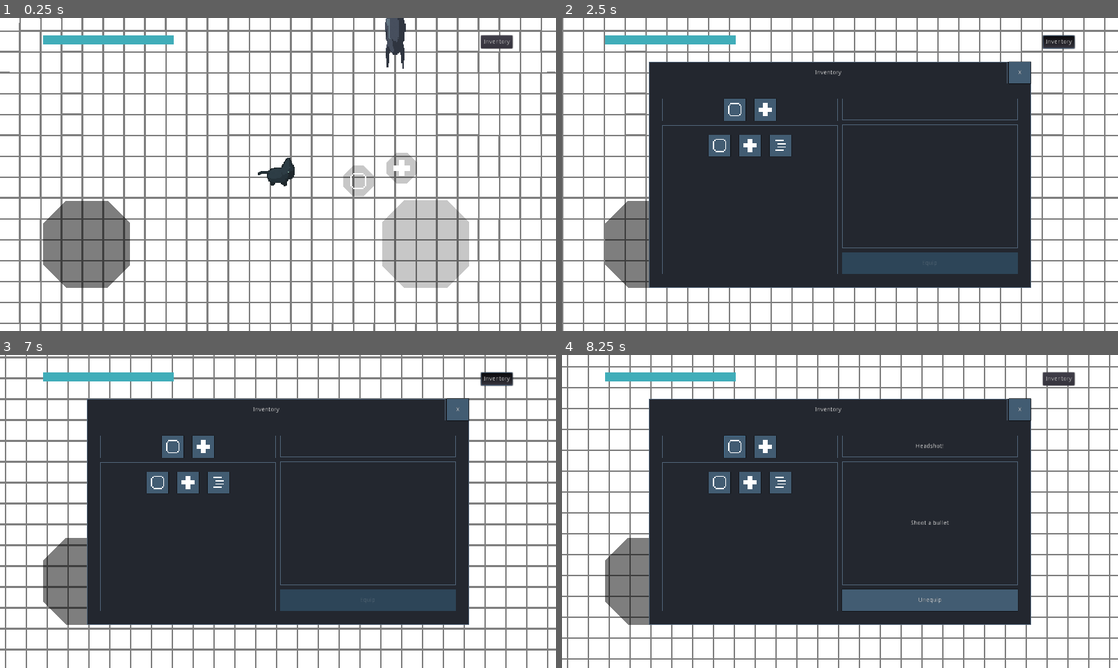
Above: before the commit, frames 1-4 (two rows, left to right).
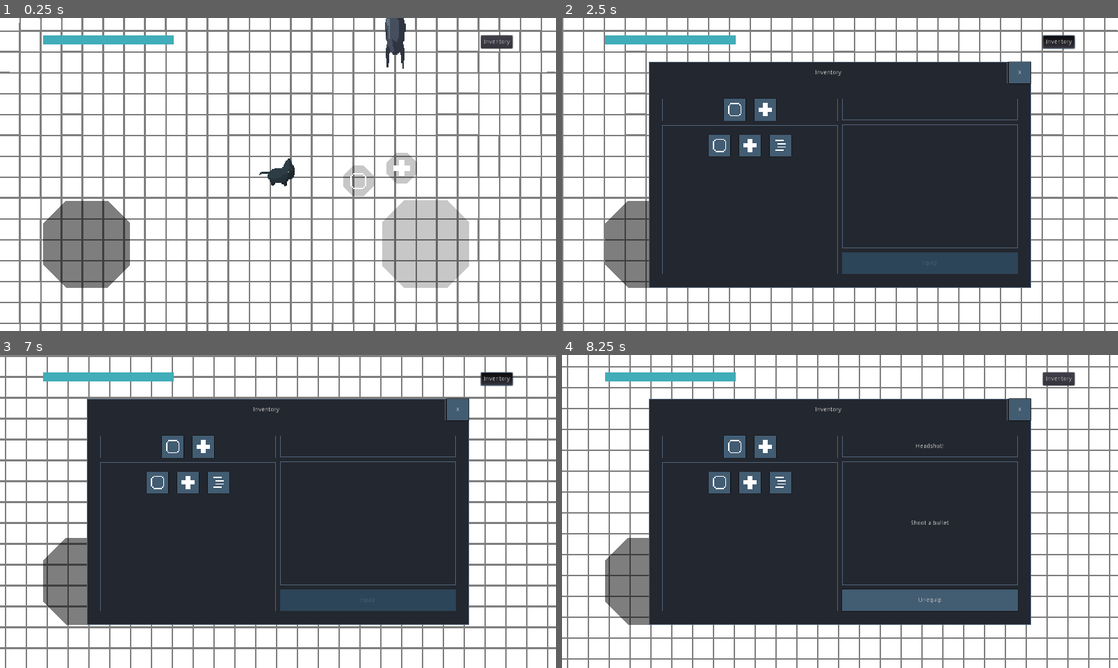
Above: after the commit, the same moments.

Repository: deerformera/neruka
Game: Godot game, scene res://worlds/boss.tscn
The game is run twice, just before and just after one commit, with the same random seed, the same clock (stepped at 60 frames per second) and the same inputs.
Inputs (mouse positions are in pixels of both pictures, inside the frame that each line leads up to):
- Up to frame 1 (0.25 s): no input
- Up to frame 2 (2.5 s): click "Inventory" at 0.5 s; click (650, 243) at 1.25 s; move the mouse to (962, 158) at 2.02 s; hold D (n_right) from 2.03 s (still down); hold Space (n_attack) from 2.03 s (still down); click (962, 158) at 2.17 s
- Up to frame 3 (7 s): release D (n_right) at 2.75 s; release Space (n_attack) at 2.75 s; drag from (166, 527) to (250, 574) at 2.77 s; move the mouse to (333, 442) at 3.52 s; hold D (n_right) 3.53-4.25 s; tap Shift (n_dash) at 3.6 s; drag from (250, 574) to (111, 464) at 4.27 s; move the mouse to (444, 558) at 5.02 s; hold A (n_left) 5.03-5.75 s; tap Q (n_consume) at 5.1 s; drag from (111, 464) to (389, 498) at 5.77 s; move the mouse to (305, 511) at 6.52 s; hold S (n_down) from 6.53 s (still down); hold Space (n_attack) from 6.53 s (still down); click (305, 511) at 6.67 s
- Up to frame 4 (8.25 s): release S (n_down) at 7.25 s; release Space (n_attack) at 7.25 s; drag from (756, 433) to (728, 527) at 7.27 s; click (734, 445) at 8.02 s

The runs differ from the first frame. In frame 1, less than 0.1% of the frame differs, in the area x 46-53%, y 44-54%; in frame 2, less than 0.1%; in frame 3, 6.2%, in the area x 0-100%, y 0-95%; in frame 4, nothing differs.

Commit message:
cat faster attack

Diff:
--- a/characters/cat/cat.gd
+++ b/characters/cat/cat.gd
@@ -53,7 +53,7 @@
 
 func attack():
 	emit_signal("attack")
-	yield(get_tree().create_timer(0.3), "timeout")
+	yield(get_tree().create_timer(0.2), "timeout")
 	if slash: add_child(slash.instance())
 	else: add_child(slash_base.instance())
 	create_tween().tween_property(self, "global_position", global_position + velocity_static * 10, 0.1).set_trans(Tween.TRANS_QUINT).set_ease(Tween.EASE_OUT)
--- a/characters/cat/cat.tscn
+++ b/characters/cat/cat.tscn
@@ -53,6 +53,21 @@
 gradient = SubResource( 133 )
 width = 150
 height = 32
+
+[sub_resource type="Animation" id=230]
+length = 0.001
+tracks/0/type = "value"
+tracks/0/path = NodePath("Sprite:frame")
+tracks/0/interp = 1
+tracks/0/loop_wrap = true
+tracks/0/imported = false
+tracks/0/enabled = true
+tracks/0/keys = {
+"times": PoolRealArray( 0 ),
+"transitions": PoolRealArray( 1 ),
+"update": 0,
+"values": [ 325 ]
+}
 
 [sub_resource type="Animation" id=49]
 resource_name = "attack1_down"
@@ -1802,7 +1817,7 @@
 texture = ExtResource( 1 )
 hframes = 10
 vframes = 56
-frame = 242
+frame = 325
 
 [node name="DashSprite" type="Sprite" parent="."]
 visible = false
@@ -1811,6 +1826,7 @@
 offset = Vector2( 0, -16 )
 
 [node name="AnimationPlayer" type="AnimationPlayer" parent="."]
+anims/RESET = SubResource( 230 )
 anims/attack1_down = SubResource( 49 )
 anims/attack1_down_left = SubResource( 57 )
 anims/attack1_down_right = SubResource( 50 )
--- a/project.godot
+++ b/project.godot
@@ -34,6 +34,7 @@
 
 config/name="neruka"
 run/main_scene="res://worlds/boss.tscn"
+boot_splash/show_image=false
 config/icon="res://icon.png"
 
 [autoload]
Binary file changed: characters/cat/cat.png
Not shown: 1 places in characters/cat/cat.tscn that only renumber resources
